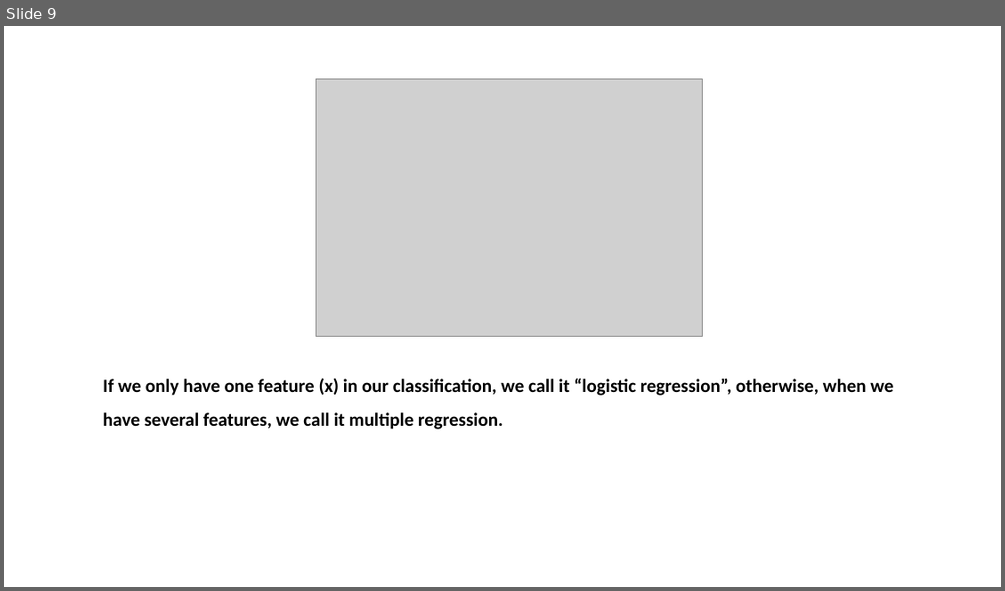
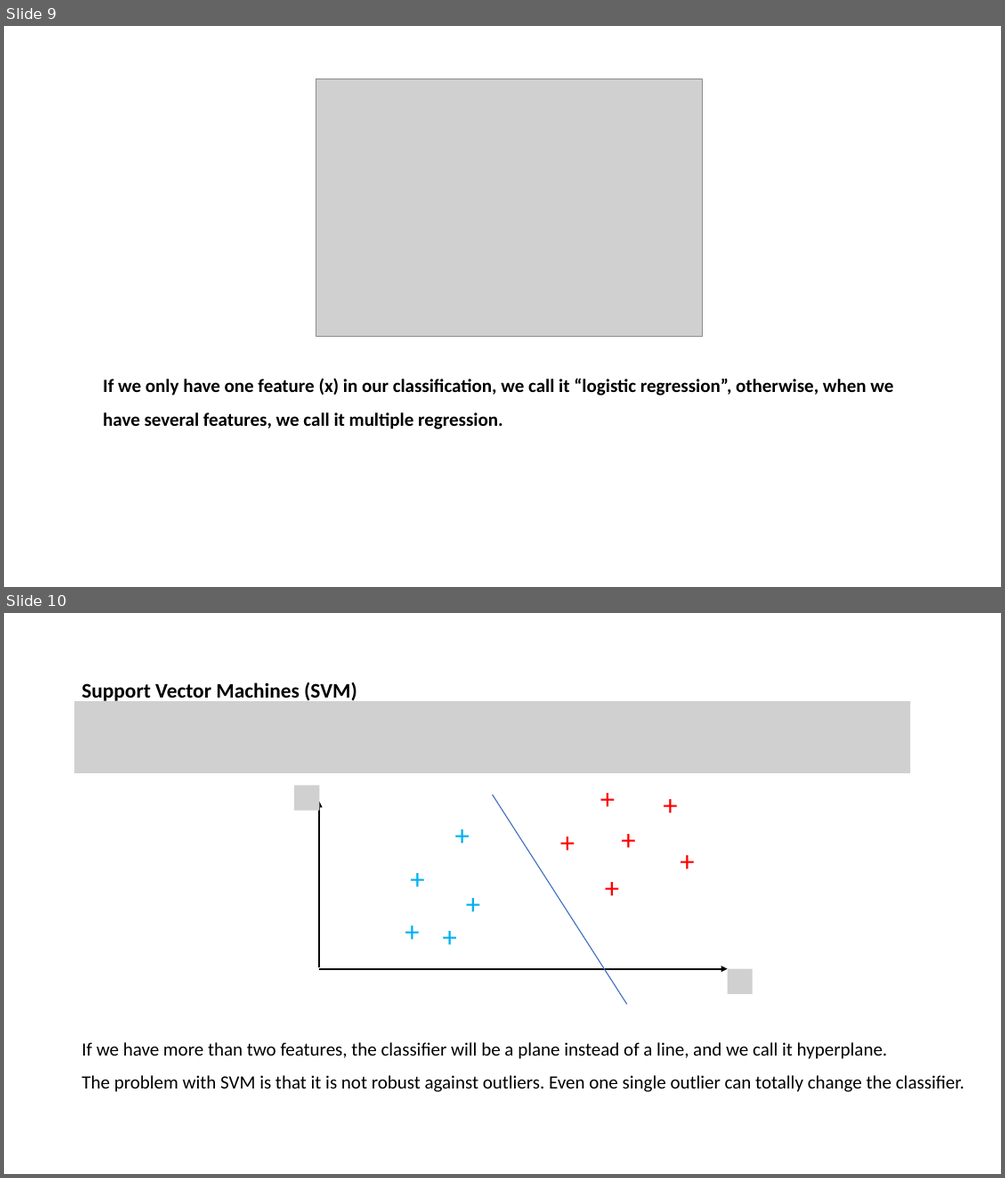
Before and after one commit to Asieh-Daneshi/MachineLearningMaterial, a slide deck: S2_Session2.pptx. Shown one above the other, each under a label of ours: slide 9 before the commit, slides 9 and 10 after it. The pictures are 1005x591 and 1005x1178 pixels, drawn with LibreOffice and Linux fonts; fonts in the diff are those of the drawing; grey boxes stand for pictures. Boxes give left, top, right and bottom in pixels: in the first picture for what was removed or moved away, otherwise in the second. Text is boxed around its words. In the diff, an @@ line names an element or a change of style, - is before the commit and + after.

Commit message:
Slides

```diff
--- a/S2_Session2.pptx
+++ b/S2_Session2.pptx
@@ slide 10 added at bbox=[4, 613, 1001, 1174], background #FFFFFF @@
@@ text added at bbox=[81, 682, 357, 704], 20 pt, text #000000, bold @@
+Support Vector Machines (SVM)
@@ picture added at bbox=[74, 701, 910, 773] @@
@@ picture added at bbox=[294, 785, 320, 811] @@
@@ line added from (627, 1004) to (493, 795), #4472C4 1 pt @@
@@ text added at bbox=[590, 776, 624, 819], 28 pt, text #FF0000 @@
++
@@ text added at bbox=[652, 784, 688, 826], 28 pt, text #FF0000 @@
++
@@ arrow added from (320, 967) to (320, 802), #000000 1.5 pt @@
@@ text added at bbox=[442, 813, 483, 856], 28 pt, text #00B0F0 @@
++
@@ text added at bbox=[550, 820, 585, 863], 28 pt, text #FF0000 @@
++
@@ text added at bbox=[611, 817, 647, 860], 28 pt, text #FF0000 @@
++
@@ text added at bbox=[670, 839, 704, 882], 28 pt, text #FF0000 @@
++
@@ text added at bbox=[397, 857, 437, 900], 28 pt, text #00B0F0 @@
++
@@ text added at bbox=[595, 866, 630, 908], 28 pt, text #FF0000 @@
++
@@ text added at bbox=[453, 882, 493, 925], 28 pt, text #00B0F0 @@
++
@@ text added at bbox=[392, 909, 432, 952], 28 pt, text #00B0F0 @@
++
@@ text added at bbox=[429, 915, 469, 957], 28 pt, text #00B0F0 @@
++
@@ arrow added from (320, 969) to (727, 969), #000000 1.5 pt @@
@@ picture added at bbox=[727, 969, 752, 995] @@
@@ text added at bbox=[81, 1042, 964, 1092], 18 pt, text #000000 @@
+If we have more than two features, the classifier will be a plane instead of a line, and we call it hyperplane.
+The problem with SVM is that it is not robust against outliers. Even one single outlier can totally change the classifier.
```
Also in this commit, not shown: 2 other slides added.
